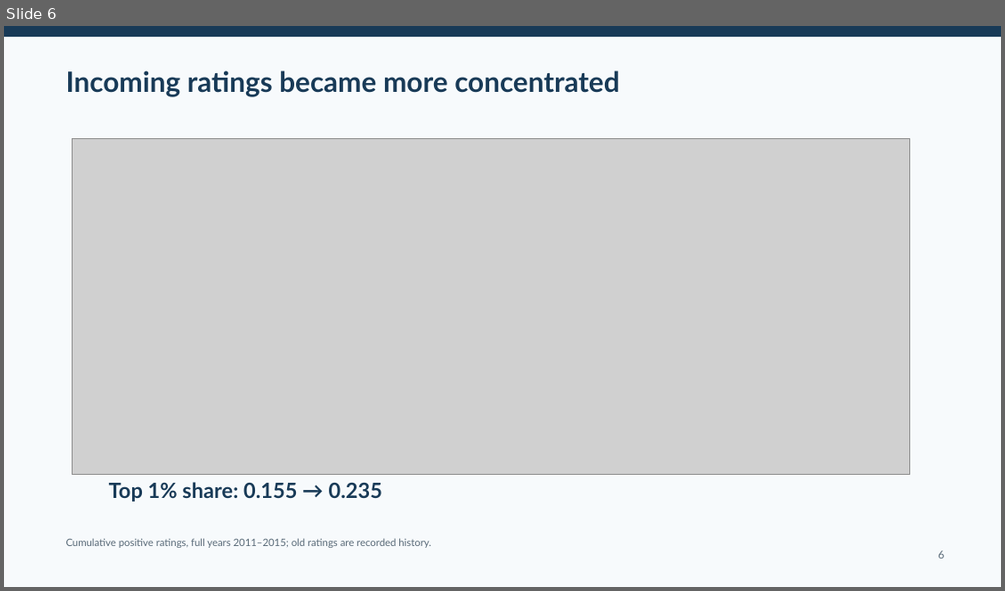
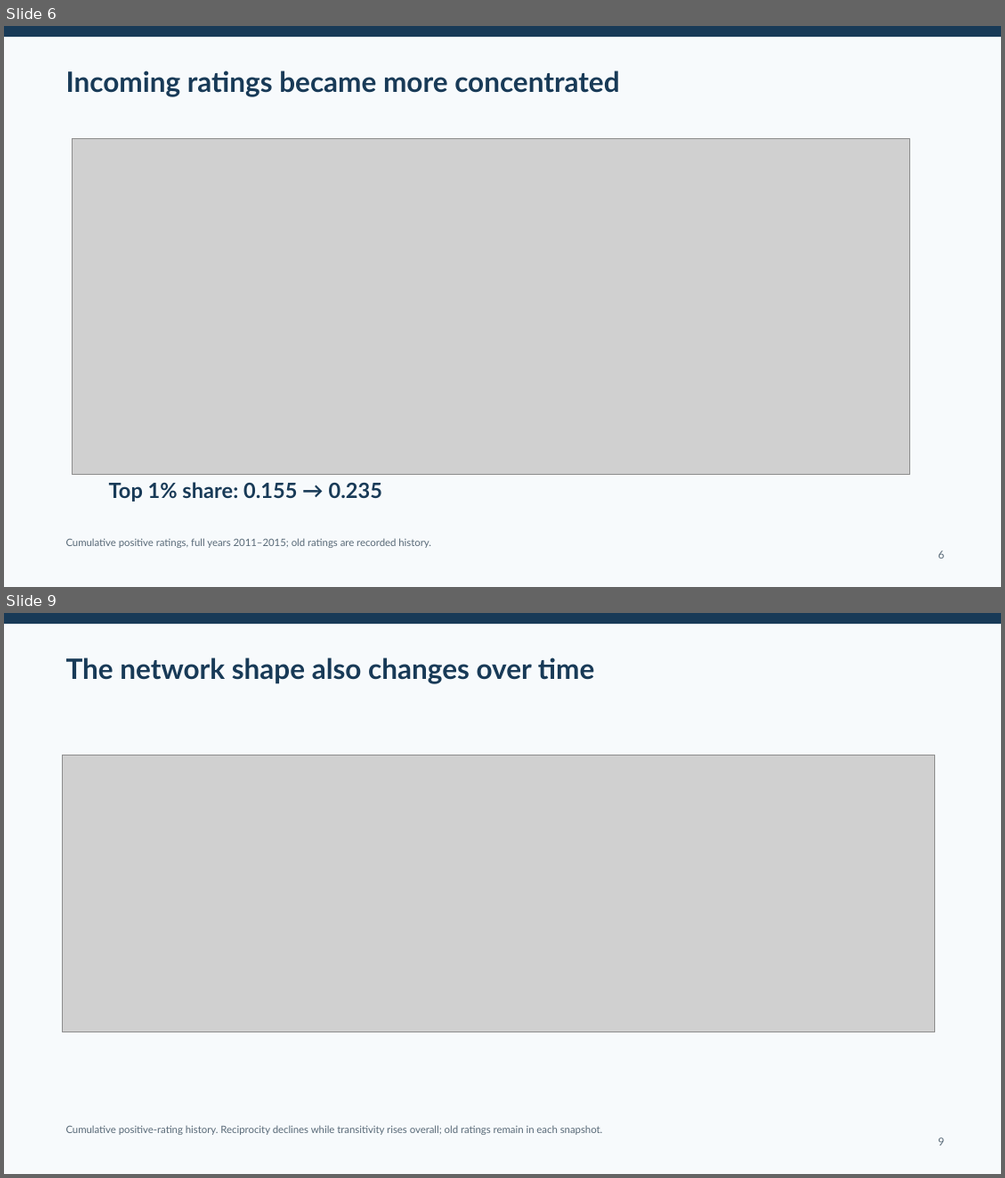
Before and after one commit to O-2wice/bitcoin-otc-trust-network-science, a slide deck: presentation/bitcoin_otc_network_science.pptx. Shown one above the other, each under a label of ours: slide 6 before the commit, slides 6 and 9 after it; the slides between them are not shown. The pictures are 1005x591 and 1005x1178 pixels, drawn with LibreOffice and Linux fonts; fonts in the diff are those of the drawing; grey boxes stand for pictures. Boxes give left, top, right and bottom in pixels: in the first picture for what was removed or moved away, otherwise in the second. Text is boxed around its words. In the diff, an @@ line names an element or a change of style, - is before the commit and + after.

```diff
--- a/presentation/bitcoin_otc_network_science.pptx
+++ b/presentation/bitcoin_otc_network_science.pptx
@@ slide 9 added at <box>4,613,1001,1174</box>, background #F7FAFC @@
@@ rectangle added at <box>4,613,1001,625</box>, fill #183A57 @@
@@ text added at <box>66,657,594,684</box>, 27 pt, text #183A57, bold @@
+The network shape also changes over time
@@ picture added at <box>63,755,935,1032</box> @@
@@ text added at <box>66,1125,603,1135</box>, 9.8 pt, text #596A78 @@
+Cumulative positive-rating history. Reciprocity declines while transitivity rises overall; old ratings remain in each snapshot.
@@ text added at <box>938,1137,944,1145</box>, 10.5 pt, text #596A78 @@
+9
```
Also in this commit, not shown: 5 slides changed, 1 other slide added, 16 other files.
